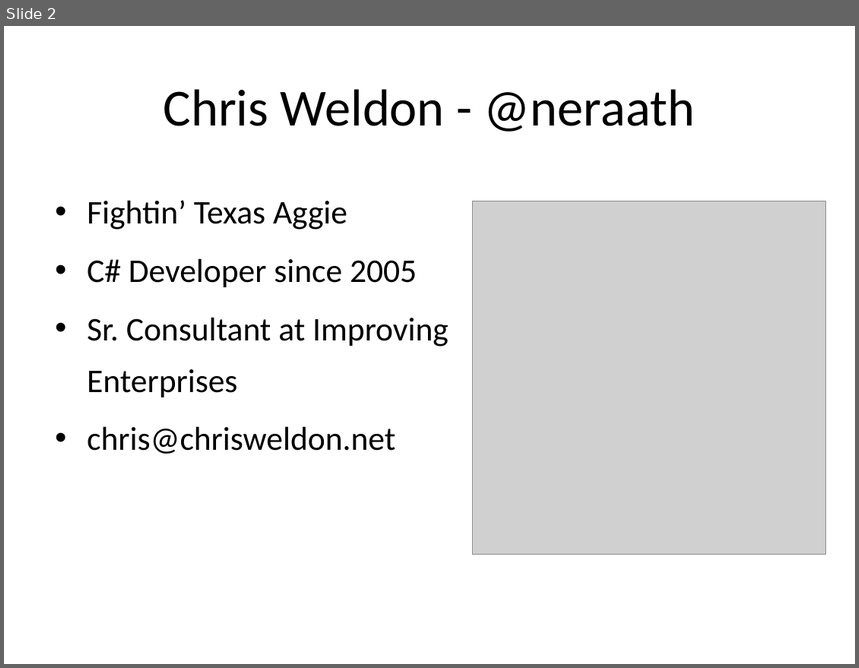
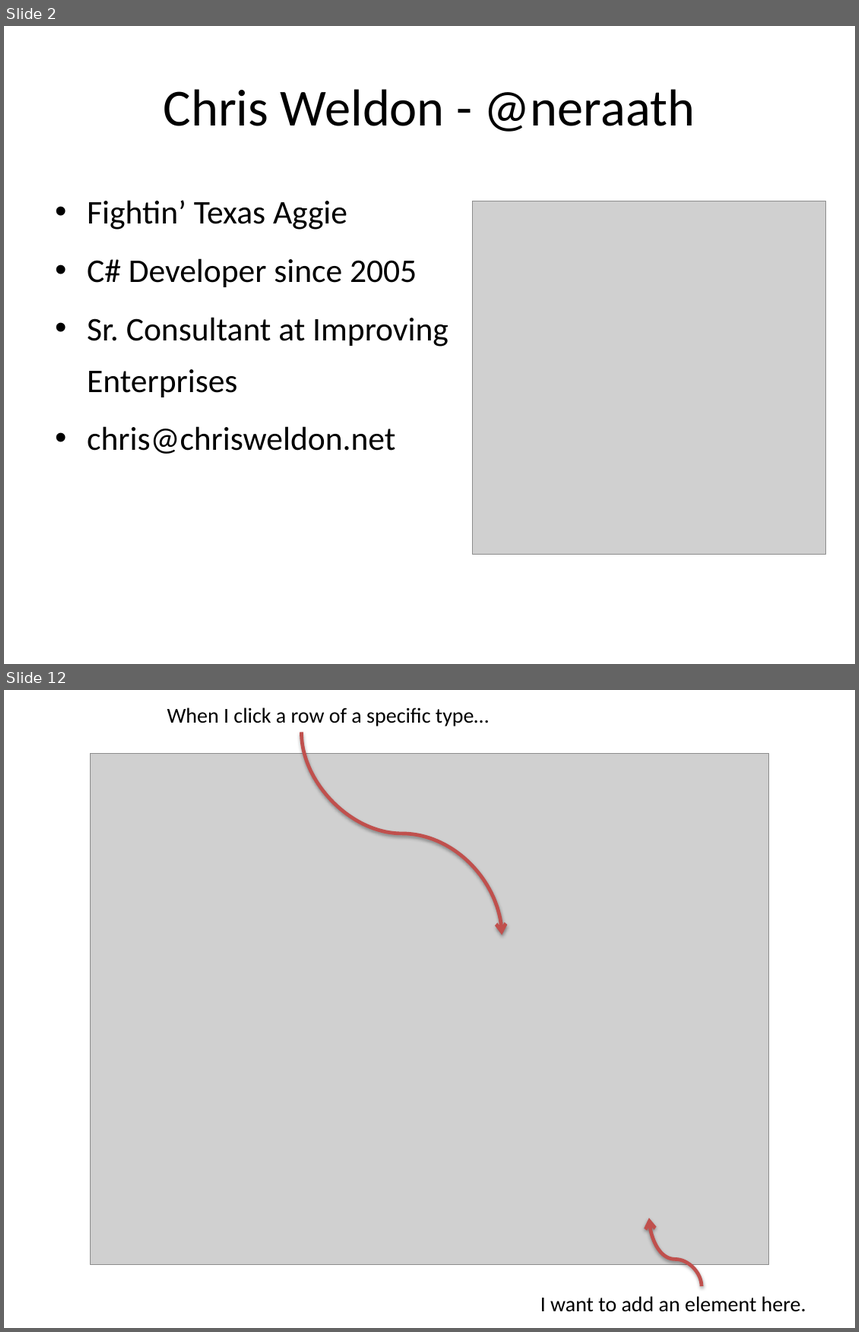
Before and after one commit to neraath/prism-talk, a slide deck: prism-talk.pptx. Shown one above the other, each under a label of ours: slide 2 before the commit, slides 2 and 12 after it; the slides between them are not shown. The pictures are 859x668 and 859x1332 pixels, drawn with LibreOffice and Linux fonts; fonts in the diff are those of the drawing; grey boxes stand for pictures. Boxes give left, top, right and bottom in pixels: in the first picture for what was removed or moved away, otherwise in the second. Text is boxed around its words. In the diff, an @@ line names an element or a change of style, - is before the commit and + after.

```diff
--- a/prism-talk.pptx
+++ b/prism-talk.pptx
@@ slide 12 added at [4, 690, 855, 1328], background #FFFFFF @@
@@ text added at [167, 707, 489, 726], 18 pt, text #000000 @@
+When I click a row of a specific type…
@@ curved arrow added from (302, 733) to (502, 935), #C0504D 3 pt @@
@@ picture added at [90, 753, 769, 1265] @@
@@ curved arrow added from (702, 1287) to (649, 1219), #C0504D 3 pt @@
@@ text added at [541, 1296, 807, 1312], 18 pt, text #000000 @@
+I want to add an element here.
```
Also in this commit, not shown: 1 slide changed, 41 other slides added.
